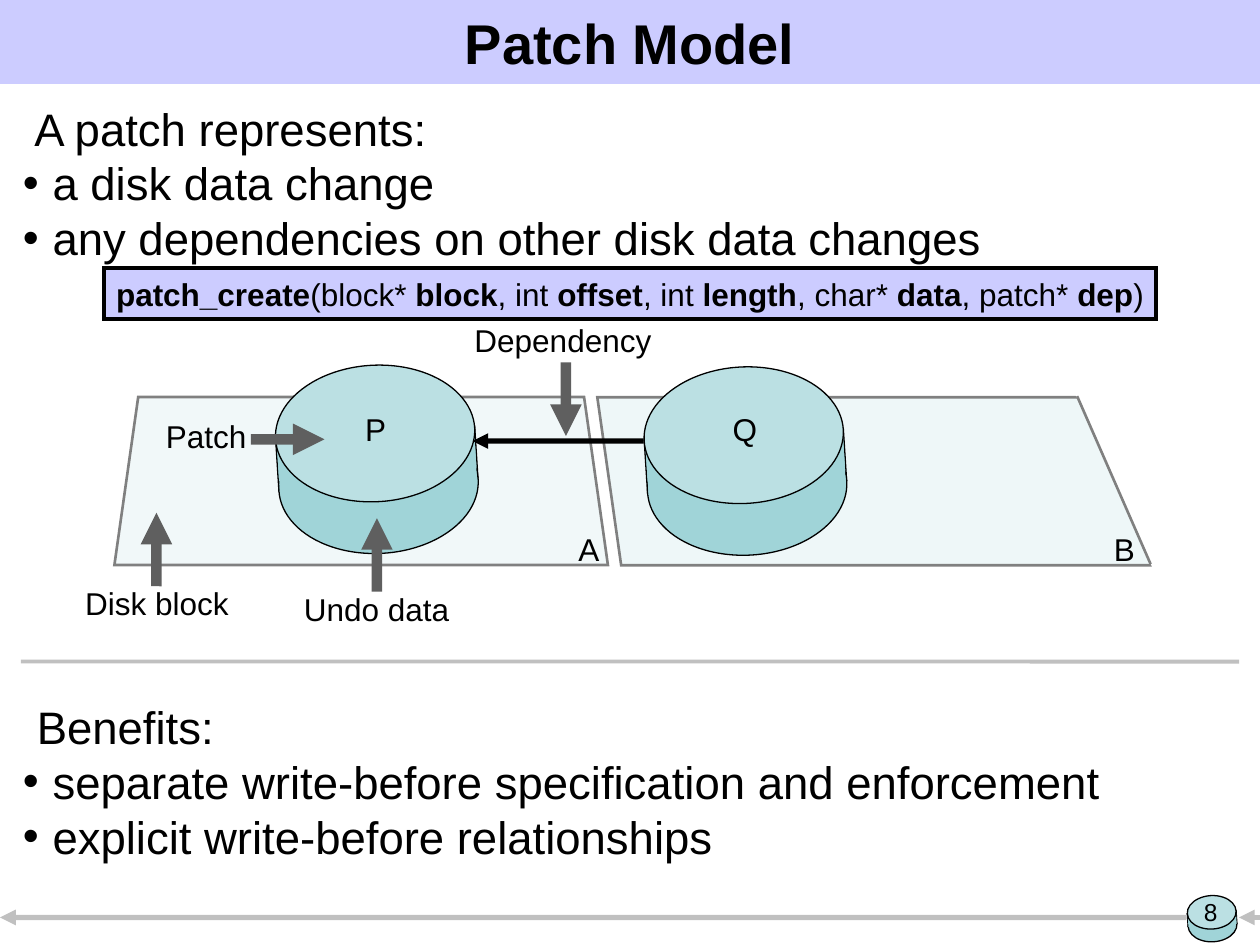
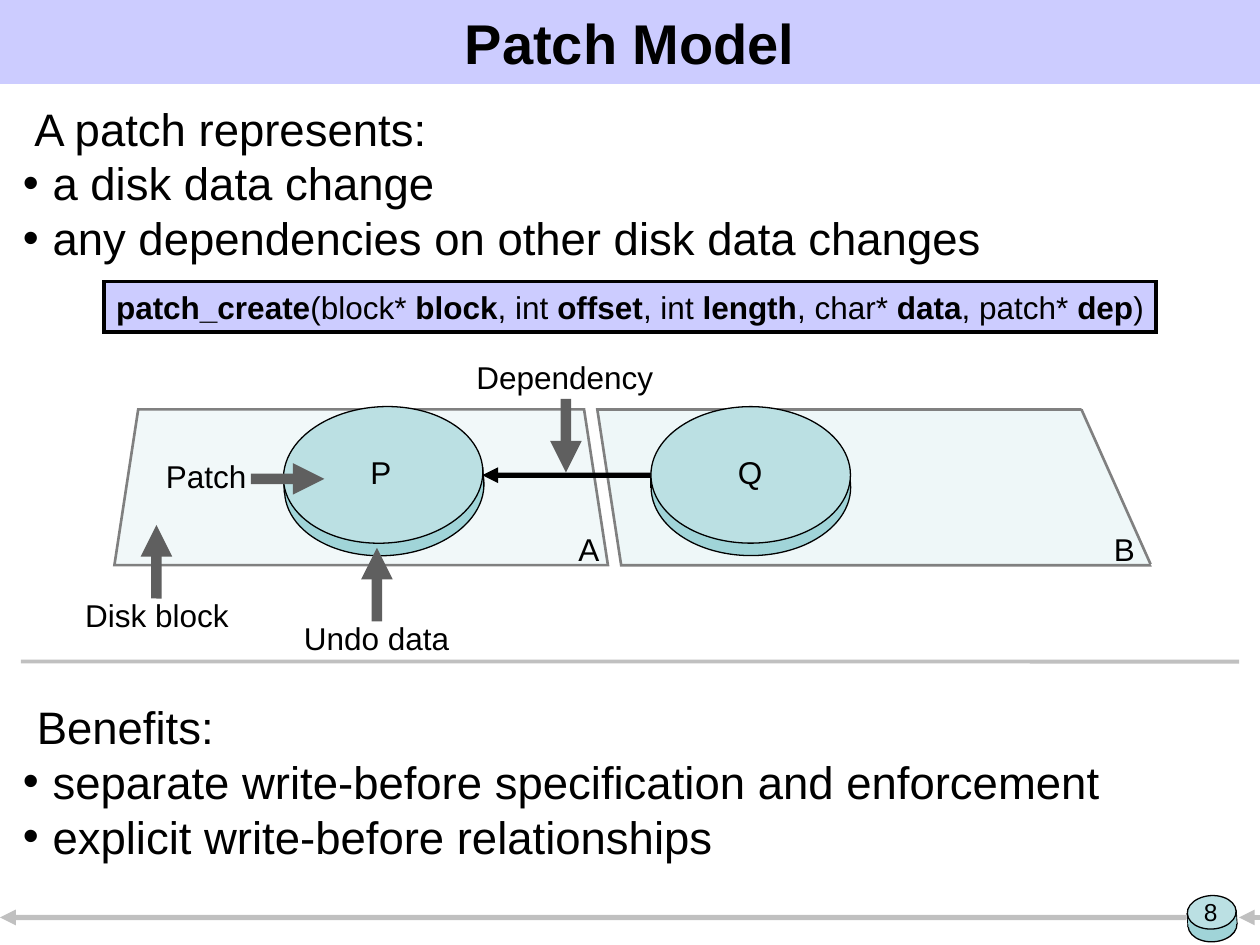
Before and after one commit to ucla-readable/fstitch-doc, a slide deck: slide 8 of sosp/pres.ppt. Drawn at 1260x945 pixels with LibreOffice and Linux fonts; fonts in the diff are those of the drawing. Boxes give left, top, right and bottom in pixels: in the first picture for what was removed or moved away, otherwise in the second. Text is boxed around its words. In the diff, an @@ line names an element or a change of style, - is before the commit and + after.

Commit message:
Use less disk like patch figures (not as tall) and that are aspect-correct. Updating every patch was not exciting.

```diff
--- a/sosp/pres.ppt
+++ b/sosp/pres.ppt
@@ rectangle "patch_create(block* block, int offset, int ...": place and size @@
-rectangle "patch_create(block* block, int offset, int ..." at (103,268,1155,319)
+rectangle "patch_create(block* block, int offset, int ..." at (103,281,1155,331)
@@ text "Dependency": place and size @@
-text "Dependency" at (474,329,651,358)
+text "Dependency" at (476,366,653,395)
@@ text "Dependency" at (476,366,653,395): alignment left to centre @@
@@ rectangle: place and size @@
-rectangle at (1075,363,1243,617)
+rectangle at (1080,373,1244,618)
@@ freeform shape: place and size @@
-freeform shape at (115,397,609,564)
+freeform shape at (115,410,609,566)
@@ ellipse: place and size @@
-ellipse at (272,360,479,507)
+ellipse at (280,402,486,548)
@@ ellipse: place and size @@
-ellipse at (275,412,481,558)
+ellipse at (281,414,487,561)
@@ arrow moved from (566, 363) - (566, 436) to (566, 399) - (566, 472) @@
@@ parallelogram: place and size @@
-parallelogram at (597,397,1154,564)
+parallelogram at (597,410,1154,566)
@@ parallelogram at (597,410,1154,566): proportions changed @@
@@ line moved from (1150, 564) - (1077, 396) to (1150, 564) - (1081, 410) @@
@@ text "P": place and size @@
-text "P" at (365,419,386,441)
+text "P" at (370,462,391,484)
@@ text "Q": place and size @@
-text "Q" at (733,419,757,447)
+text "Q" at (738,462,762,490)
@@ text "Patch": place and size @@
-text "Patch" at (166,425,246,449)
+text "Patch" at (166,465,246,489)
@@ arrow moved from (251, 440) - (324, 440) to (251, 479) - (324, 479) @@
@@ rectangle: place and size @@
-rectangle at (276,426,478,491)
+rectangle at (283,468,483,493)
@@ rectangle: place and size @@
-rectangle at (277,429,478,494)
+rectangle at (285,468,483,490)
@@ arrow moved from (644, 441) - (472, 441) to (654, 475) - (483, 475) @@
@@ rotation 356 to 0 degrees in 4 elements at (651,420,850,556), (651,407,850,543), (653,470,850,488), (651,475,850,488) @@
@@ arrow moved from (156, 586) - (156, 513) to (156, 598) - (156, 525) @@
@@ arrow moved from (377, 592) - (377, 518) to (377, 621) - (377, 548) @@
@@ text "Disk block": place and size @@
-text "Disk block" at (85,592,228,616)
+text "Disk block" at (85,604,228,628)
@@ text "Undo data": place and size @@
-text "Undo data" at (304,598,449,622)
+text "Undo data" at (304,627,449,651)
```
Also in this commit, not shown: 17 other slides changed, 1 slide added, 2 slides removed.
